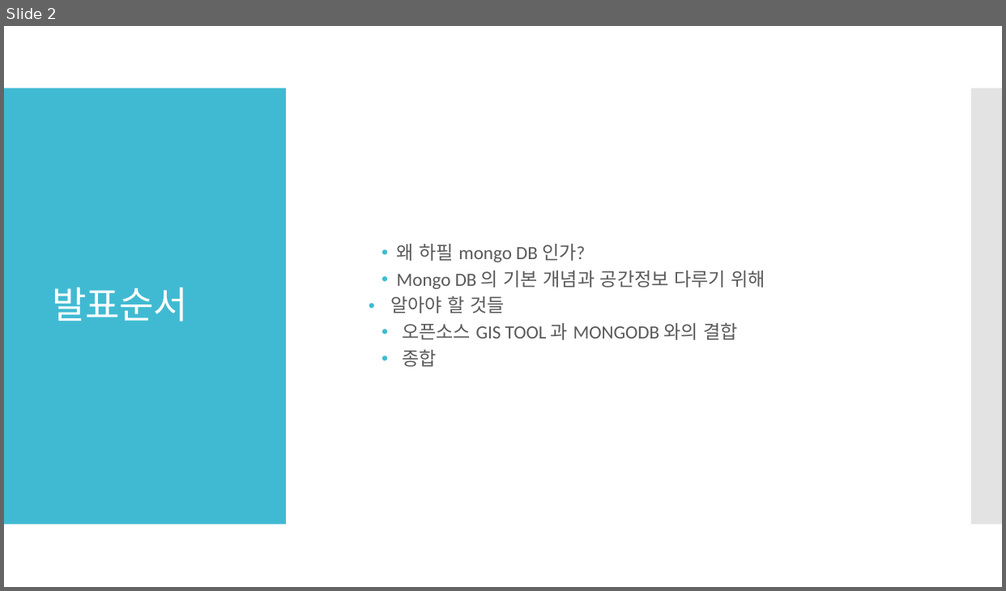
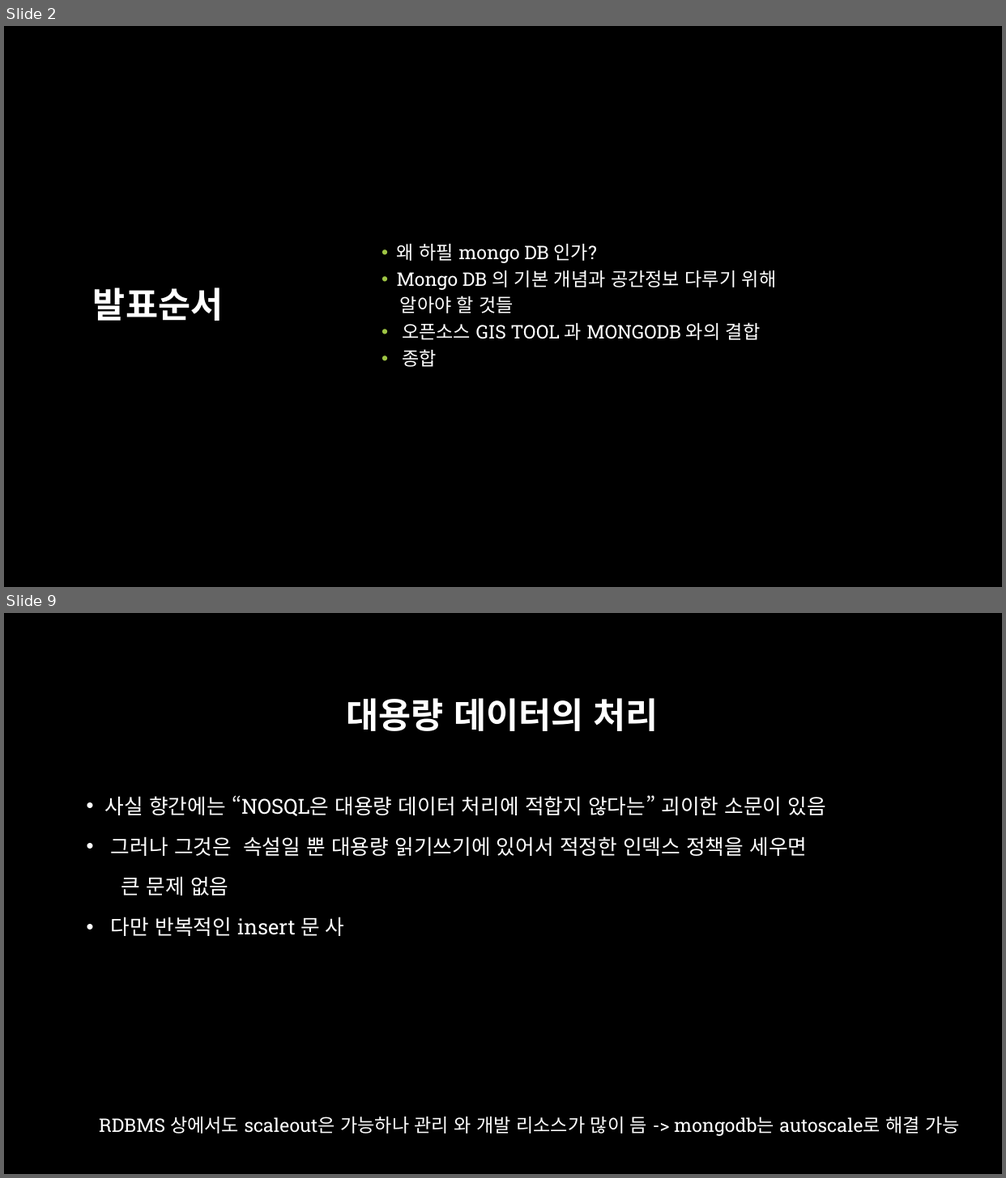
Before and after one commit to aliasgis/OSGEO, a slide deck: Mongodb 와 공간정보.pptx. Shown one above the other, each under a label of ours: slide 2 before the commit, slides 2 and 9 after it; the slides between them are not shown. The pictures are 1006x591 and 1006x1178 pixels, drawn with LibreOffice and Linux fonts; fonts in the diff are those of the drawing; background and template pictures are left out. Boxes give left, top, right and bottom in pixels: in the first picture for what was removed or moved away, otherwise in the second. Text is boxed around its words. In the diff, an @@ line names an element or a change of style, - is before the commit and + after.

```diff
--- a/Mongodb 와 공간정보.pptx
+++ b/Mongodb 와 공간정보.pptx
@@ slide 9 added at [4, 613, 1002, 1174], background picture (left out) @@
@@ title added at [347, 698, 658, 731], 34 pt, text #FFFFFF, bold @@
+대용량 데이터의 처리
@@ text added at [105, 795, 826, 936], 20 pt, text #FFFFFF @@
+• 사실 향간에는 “NOSQL은 대용량 데이터 처리에 적합지 않다는” 괴이한 소문이 있음
+• 그러나 그것은 속설일 뿐 대용량 읽기쓰기에 있어서 적정한 인덱스 정책을 세우면
+큰 문제 없음
+• 다만 반복적인 insert 문 사
@@ text added at [99, 1117, 960, 1136], 18 pt, text #FFFFFF @@
+RDBMS 상에서도 scaleout은 가능하나 관리 와 개발 리소스가 많이 듬 -> mongodb는 autoscale로 해결 가능
@@ slide 2 changed as well @@
@@ background #FFFFFF to #000000 @@
@@ rectangle removed at [4, 88, 286, 525] @@
@@ rectangle removed at [971, 88, 1002, 525] @@
@@ title "발표순서" at [93, 288, 223, 321]: size 36 to 34 pt, font Calibri to Roboto Slab, letter spacing -0.6 to 0 pt, bold on; alignment left to centre @@
@@ text "왜 하필 mongo DB 인가?" at [397, 244, 777, 367]: font Calibri to Roboto Slab, text colour #595959 to #FFFFFF; bullet colour #40BAD2 to #9EC544; bullet • to none @@
```
Also in this commit, not shown: 3 other slides changed, 4 other slides added.
